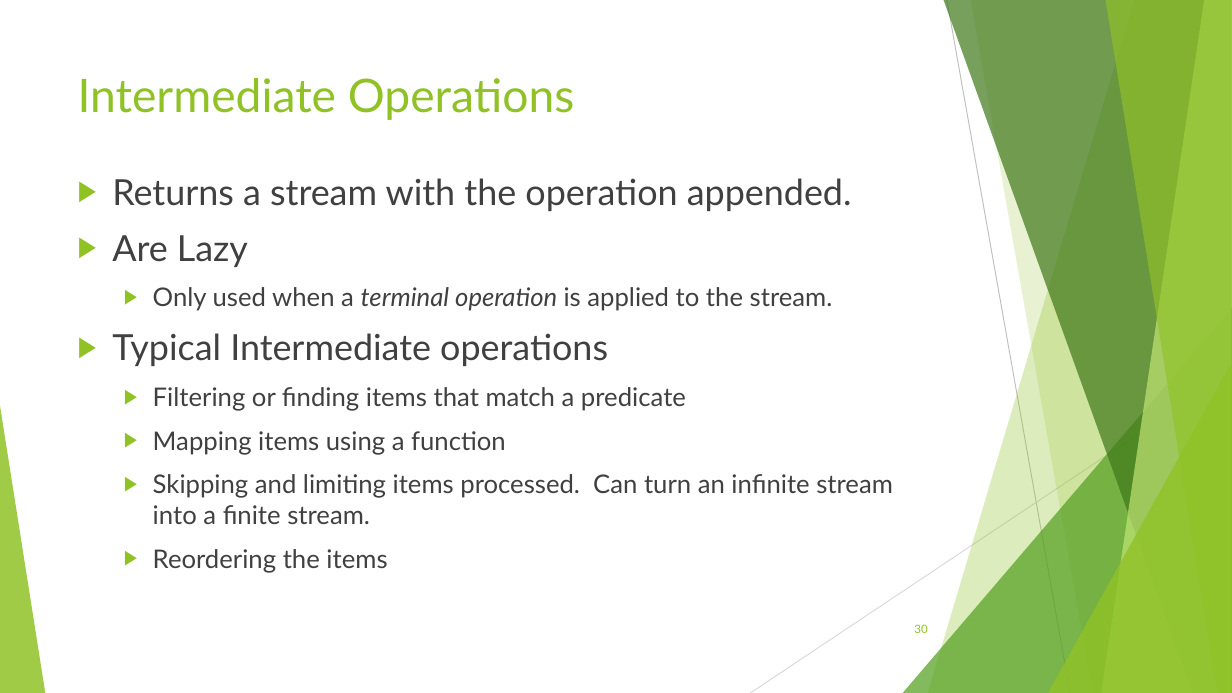
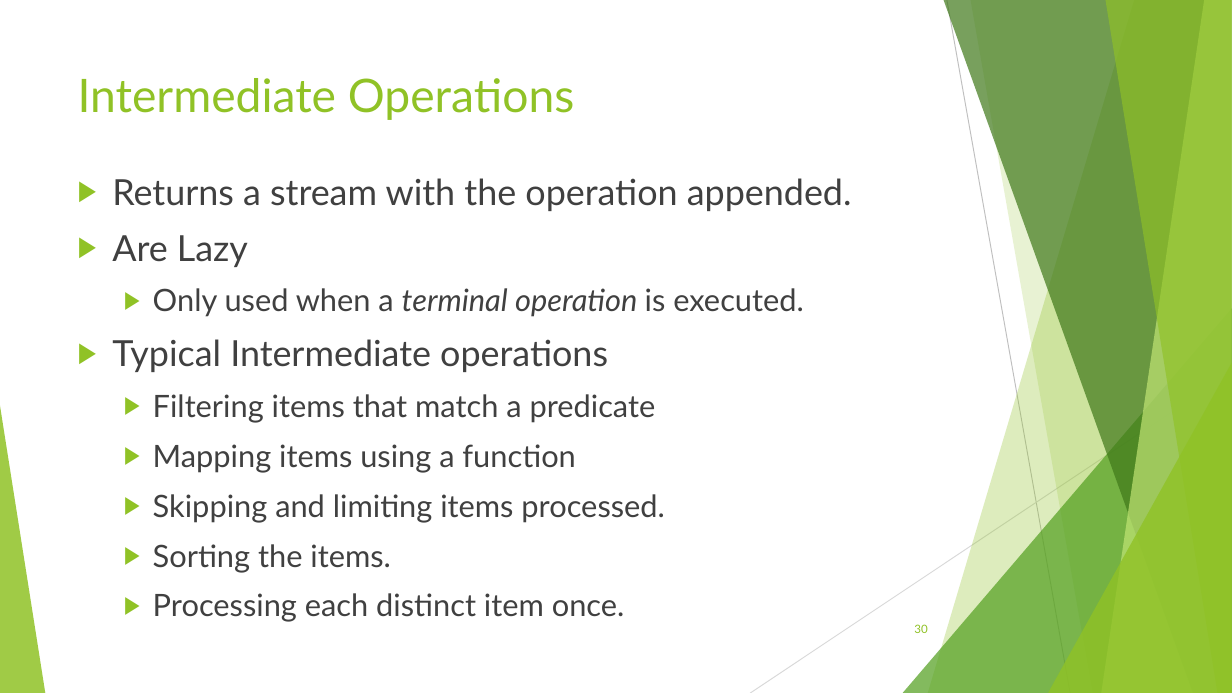
Before and after one commit to RichardRoda/2017-CodePaLOUsa-Lambda, a slide deck: slide 30 of Learning to Love the Lambda in the Stream.pptx. Drawn at 1232x693 pixels with LibreOffice and Linux fonts; fonts in the diff are those of the drawing. Boxes give left, top, right and bottom in pixels: in the first picture for what was removed or moved away, otherwise in the second. Text is boxed around its words. In the diff, an @@ line names an element or a change of style, - is before the commit and + after.

```diff
--- a/Learning to Love the Lambda in the Stream.pptx
+++ b/Learning to Love the Lambda in the Stream.pptx
@@ text at (x1=153, y1=288, x2=804, y2=317): text changed; size 20 to 24 pt @@
-  ▶ Only used when a terminal operation is applied to the stream.
+  ▶ Only used when a terminal operation is executed.
@@ text at (x1=153, y1=394, x2=656, y2=423): text changed; size 20 to 24 pt @@
-  ▶ Filtering or finding items that match a predicate
+  ▶ Filtering items that match a predicate
@@ text at (x1=153, y1=444, x2=575, y2=473): size 20 to 24 pt in "Mapping items using a function" @@
@@ text at (x1=153, y1=494, x2=664, y2=622): text changed; size 20 to 24 pt @@
-  ▶ Skipping and limiting items processed. Can turn an infinite stream into a finite stream.
-  ▶ Reordering the items
+  ▶ Skipping and limiting items processed.
+  ▶ Sorting the items.
+  ▶ Processing each distinct item once.
```
Also in this commit, not shown: 4 other slides changed.
